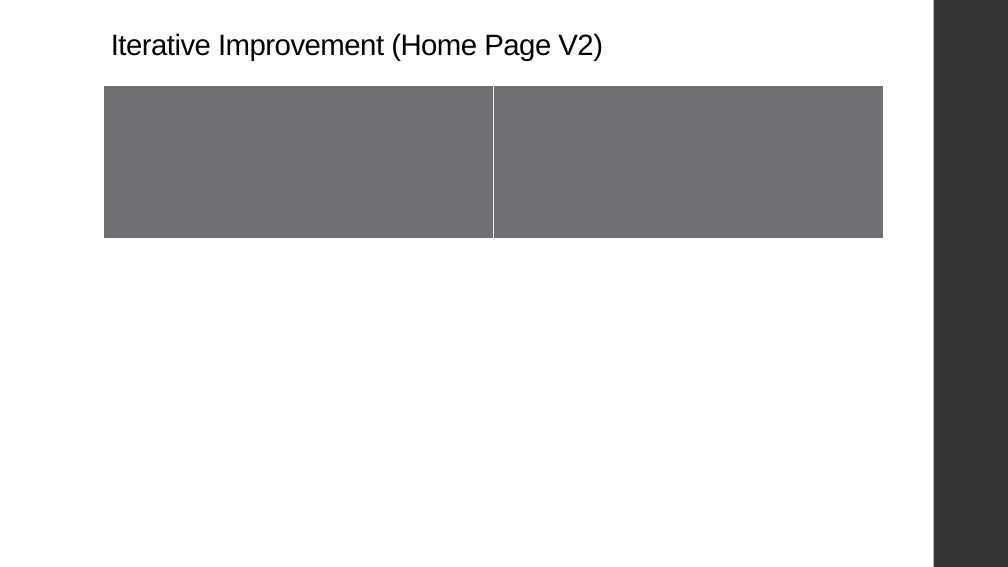
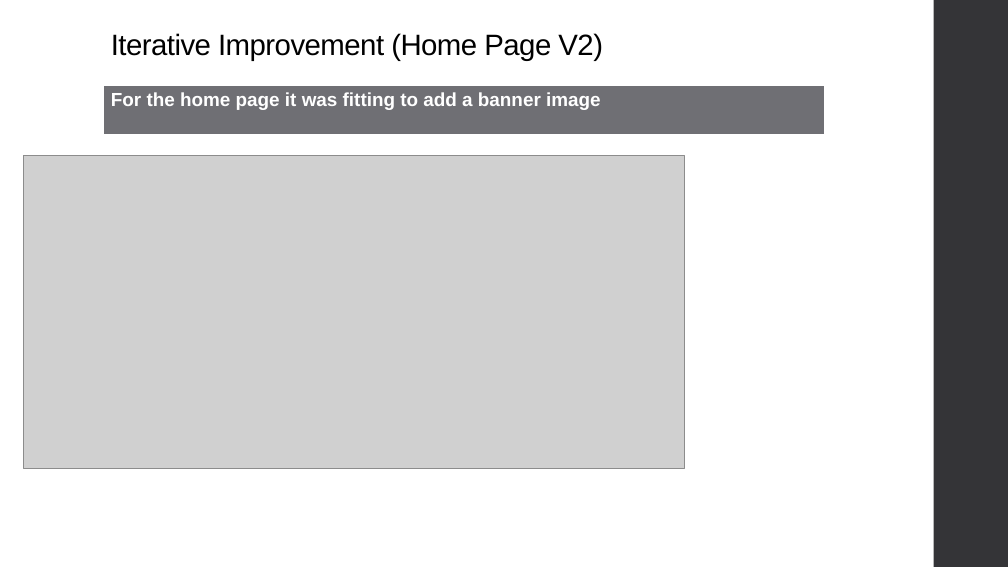
Before and after one commit to niuqaoJ-life/jollibee-fanpage, a slide deck: slide 45 of AS91903_91906_Evidence_Joaquin_Badenas.pptx. Drawn at 1008x567 pixels with LibreOffice and Linux fonts; fonts in the diff are those of the drawing; grey boxes stand for pictures. Boxes give left, top, right and bottom in pixels: in the first picture for what was removed or moved away, otherwise in the second. Text is boxed around its words. In the diff, an @@ line names an element or a change of style, - is before the commit and + after.

Commit message:
Added placeholder banner and fixed indenting

```diff
--- a/AS91903_91906_Evidence_Joaquin_Badenas.pptx
+++ b/AS91903_91906_Evidence_Joaquin_Badenas.pptx
@@ table at (104, 85, 825, 135) @@
-column 1: 
-column 2: 
+column 1: For the home page it was fitting to add a banner image
@@ table: place and size @@
-table at (104, 85, 884, 240)
+table at (104, 85, 825, 135)
@@ picture added at (23, 156, 684, 469) @@
```
Also in this commit, not shown: 1 other slide changed, 2 other files.
